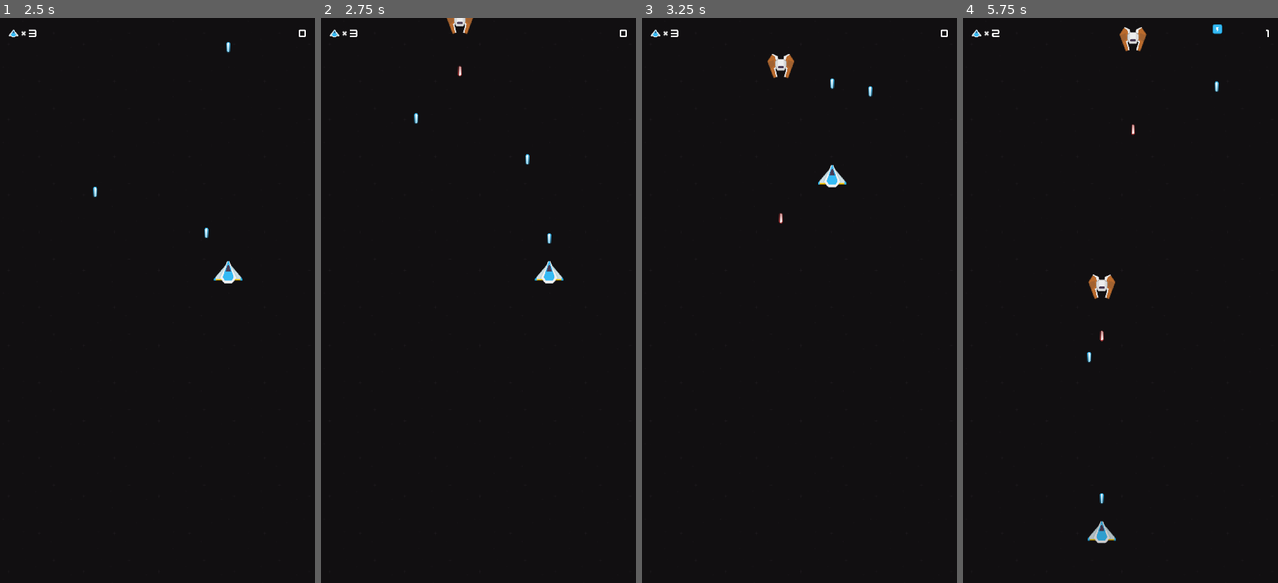
Above: before the commit, frames 1-4 (left to right).
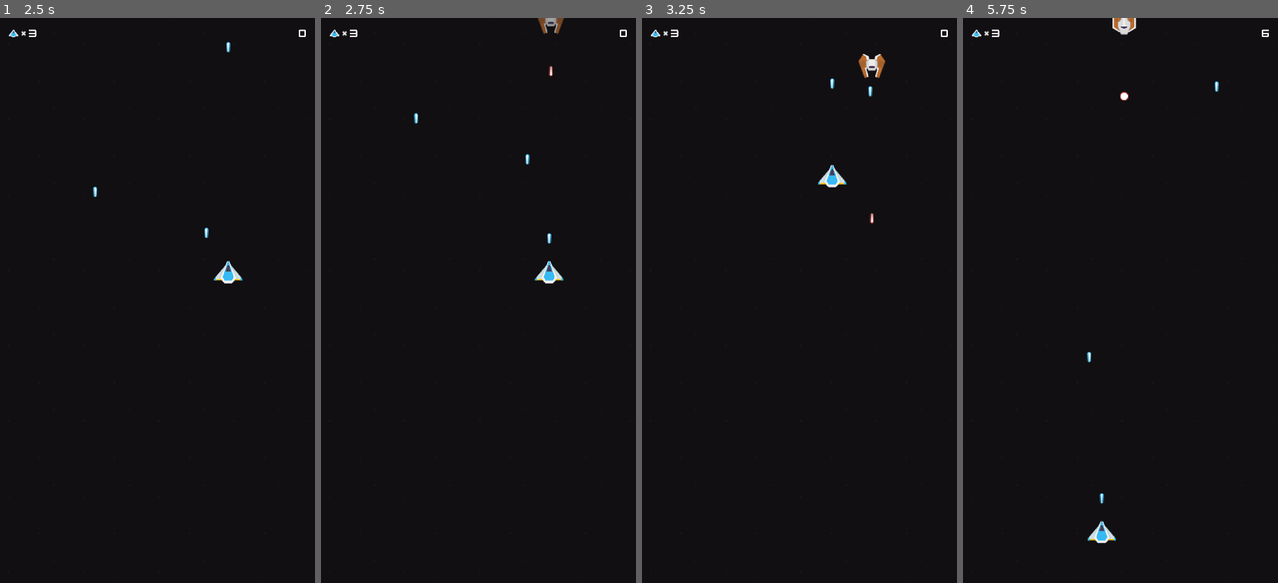
Above: after the commit, the same moments.

Repository: sakkaku-dev/space-shooter
Game: Godot game, scene res://scenes/Game.tscn
The game is run twice, just before and just after one commit, with the same random seed, the same clock (stepped at 60 frames per second) and the same inputs. Sound files missing from this copy of the repository are replaced by a short silence.
Inputs (mouse positions are in pixels of both pictures, inside the frame that each line leads up to):
- Up to frame 1 (2.5 s): click "Start" at 0.5 s; tap Enter at 1.25 s; move the mouse to (226, 272) at 1.27 s; hold Right (ui_right) 1.28-2 s; click (226, 272) at 1.42 s; drag from (94, 328) to (226, 272) at 2.02 s
- Up to frame 2 (2.75 s): no input
- Up to frame 3 (3.25 s): move the mouse to (831, 176) at 2.77 s; hold Right (ui_right) from 2.78 s (still down)
- Up to frame 4 (5.75 s): release Right (ui_right) at 3.5 s; drag from (1104, 413) to (1152, 176) at 3.52 s; move the mouse to (1218, 385) at 4.27 s; hold Left (ui_left) 4.28-5 s; drag from (1026, 215) to (1101, 532) at 5.02 s

Frame 1 is identical in both runs. In frame 2, 0.4% of the frame differs, in the area x 39-78%, y 0-11%; in frame 3, 0.5%; in frame 4, 1.0%, in the area x 9-98%, y 0-93%.

Commit message:
Small fixes + adjustments

Diff:
--- a/scenes/Game.gd
+++ b/scenes/Game.gd
@@ -93,6 +93,9 @@
 	score_table.load_scores()
 	bgm.stop()
 
+	for enemy in get_tree().get_nodes_in_group("Enemy"):
+		enemy.set_speed(800)
+
 
 func _on_StartDelay_timeout():
 	spawner.set_spawn(true)
--- a/scenes/Game.tscn
+++ b/scenes/Game.tscn
@@ -24,7 +24,7 @@
 [ext_resource path="res://assets/game_over.wav" type="AudioStream" id=22]
 
 [sub_resource type="RectangleShape2D" id=1]
-extents = Vector2( 500, 10 )
+extents = Vector2( 510, 10 )
 
 [node name="Game" type="Node2D"]
 script = ExtResource( 3 )
--- a/scenes/powerups/Powerup.gd
+++ b/scenes/powerups/Powerup.gd
@@ -14,22 +14,22 @@
 
 func _on_Powerup_area_entered(area):
 	player = area
-	if not player: return
+	if player:
+		emit_signal("pick")
+		emit_signal("picked_up", player)
 
-	emit_signal("pick")
-	emit_signal("picked_up", player)
+		player.connect("died", self, "queue_free")
+		if powerup_time > 0:
+			picked = true
+			timer.start(powerup_time)
+			hide()
+			free_on_exit.enabled = false
 
-	if powerup_time > 0:
-		picked = true
-		timer.start(powerup_time)
-		hide()
-		free_on_exit.enabled = false
-	else:
+	if powerup_time == 0:
 		queue_free()
 
 
 func _on_Timer_timeout():
-	if not player: return
-
-	emit_signal("powerup_timeout", player)
+	if player:
+		emit_signal("powerup_timeout", player)
 	queue_free()
--- a/scenes/spaceship/EnemyShip.gd
+++ b/scenes/spaceship/EnemyShip.gd
@@ -1,6 +1,8 @@
 extends Node2D
 
 export var kill_score = 5
+
+onready var move_forward = $MoveForwardState
 
 var explosion = preload("res://scenes/explosion/Explosion.tscn")
 
@@ -10,3 +12,6 @@
 	get_tree().current_scene.add_child(instance)
 	instance.global_position = global_position
 	queue_free()
+
+func set_speed(speed) -> void:
+	move_forward.speed = speed
